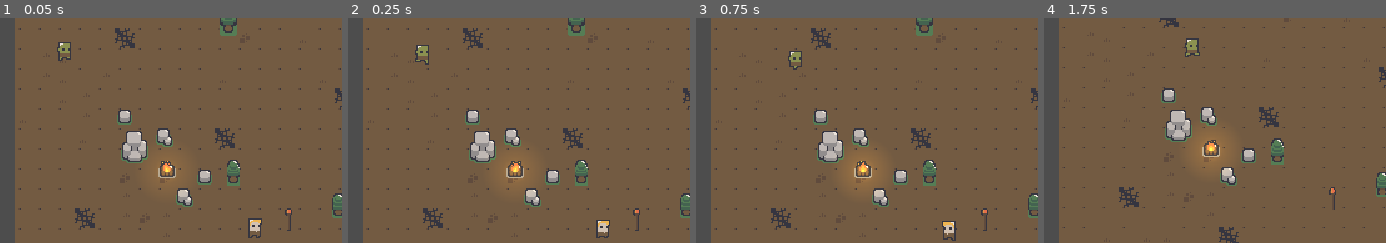
Above: before the commit, frames 1-4 (left to right).
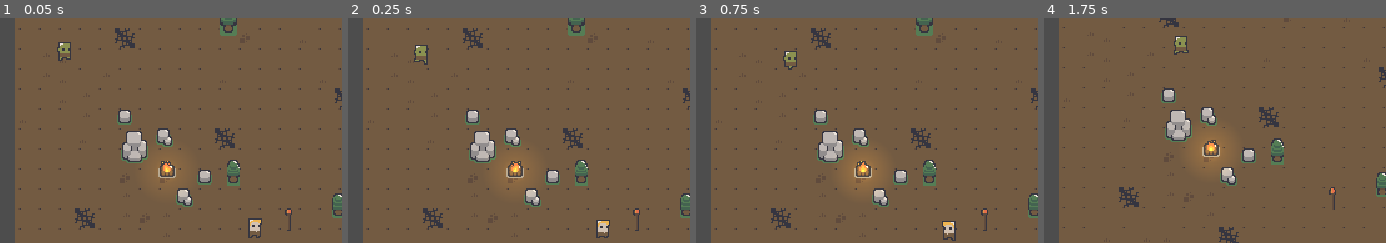
Above: after the commit, the same moments.

Repository: qmarsala/DeliciousDungeon
Game: Godot game, scene res://scenes/debug.tscn
The game is run twice, just before and just after one commit, with the same random seed, the same clock (stepped at 60 frames per second) and the same inputs. This scene is started directly instead of the project's main scene.
Inputs (mouse positions are % of the whole screen's width and height, from its top left):
- Up to frame 1 (0.05 s): no input
- Up to frame 2 (0.25 s): no input
- Up to frame 3 (0.75 s): move the mouse to (52, 70) at 0.52 s; tap Q (ability_one) at 0.6 s; click (52, 70) at 0.67 s
- Up to frame 4 (1.75 s): move the mouse to (93, 65) at 1.27 s; right-click (93, 65) at 1.35 s; click (93, 65) at 1.42 s
The pictures show only the part of the screen within x 21-71%, y 0-50%; the shares and areas given below are measured in that part.

Frame 1 is identical in both runs. In frame 2, 0.1% of the frame differs, in the area x 19-24%, y 12-21%; in frame 3, 0.3%; in frame 4, 0.5%, in the area x 38-46%, y 8-18%.

Commit message:
enemy data fixes

Diff:
--- a/src/assets/data/enemies/goblin.tres
+++ b/src/assets/data/enemies/goblin.tres
@@ -1,17 +1,21 @@
-[gd_resource type="Resource" script_class="EnemyData" load_steps=2 format=3 uid="uid://bimn8sgkvl2o3"]
+[gd_resource type="Resource" script_class="EnemyData" load_steps=4 format=3 uid="uid://bimn8sgkvl2o3"]
 
 [ext_resource type="Script" path="res://assets/data/enemy_data.gd" id="1_j0utf"]
+[ext_resource type="Resource" uid="uid://eahj1urja2wk" path="res://assets/data/items/goblin_steak.tres" id="1_svldr"]
+[ext_resource type="PackedScene" uid="uid://bq43heu5kffs1" path="res://scenes/items/pickup.tscn" id="2_jvu1a"]
 
 [resource]
 script = ExtResource("1_j0utf")
 enemy_id = 1
 name = "Goblin"
 starting_health = 5.0
-speed = 40.0
-vision_range = 70.0
-engage_speed_multiplier = 1.15
+speed = 35.0
+vision_range = 75.0
+engage_speed_multiplier = 1.25
 retreat_speed_multiplier = 0.7
 drop_rate = 0.3
+drop = ExtResource("1_svldr")
+pickupScene = ExtResource("2_jvu1a")
 min_distance = 10
 ideal_distance_min = 11
 ideal_distance_max = 19
--- a/src/assets/data/enemies/troll.tres
+++ b/src/assets/data/enemies/troll.tres
@@ -1,8 +1,9 @@
-[gd_resource type="Resource" script_class="EnemyData" load_steps=4 format=3 uid="uid://dme853k8xu4qu"]
+[gd_resource type="Resource" script_class="EnemyData" load_steps=5 format=3 uid="uid://dme853k8xu4qu"]
 
 [ext_resource type="AudioStream" uid="uid://cqthkgiabjwqh" path="res://assets/audio/MeleeSwing.wav" id="1_pu7h2"]
 [ext_resource type="Script" path="res://assets/data/enemy_data.gd" id="1_xx6b1"]
 [ext_resource type="Resource" uid="uid://eahj1urja2wk" path="res://assets/data/items/goblin_steak.tres" id="2_jrt6g"]
+[ext_resource type="PackedScene" uid="uid://bq43heu5kffs1" path="res://scenes/items/pickup.tscn" id="3_22ohr"]
 
 [resource]
 script = ExtResource("1_xx6b1")
@@ -15,6 +16,7 @@
 retreat_speed_multiplier = 0.7
 drop_rate = 1.0
 drop = ExtResource("2_jrt6g")
+pickupScene = ExtResource("3_22ohr")
 min_distance = 10
 ideal_distance_min = 11
 ideal_distance_max = 19
